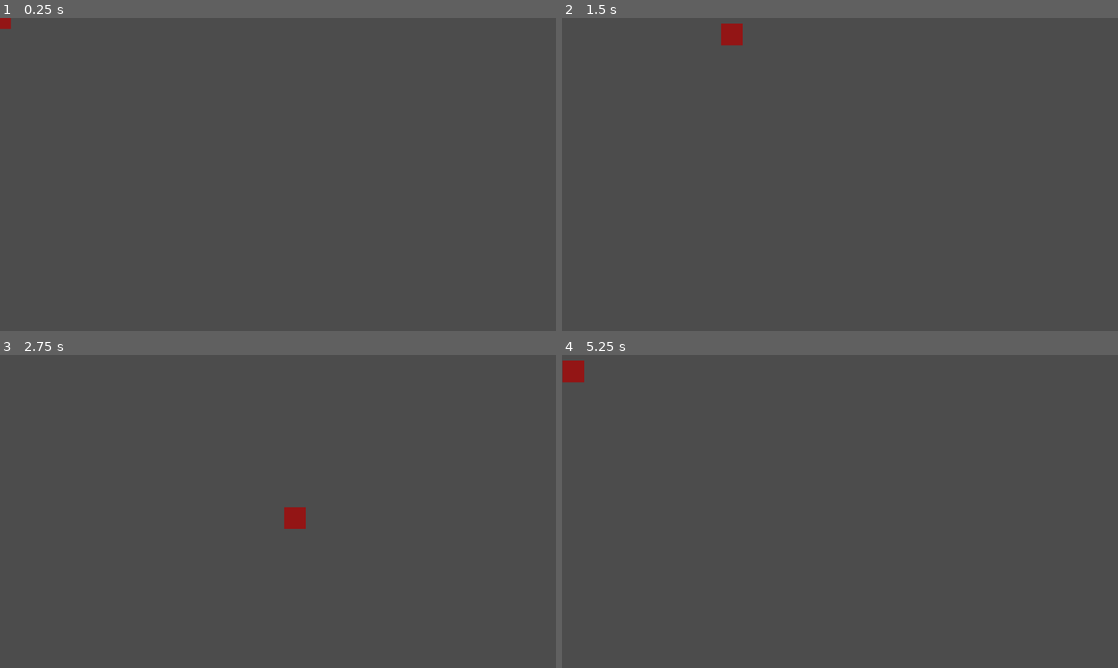
Above: before the commit, frames 1-4 (two rows, left to right).
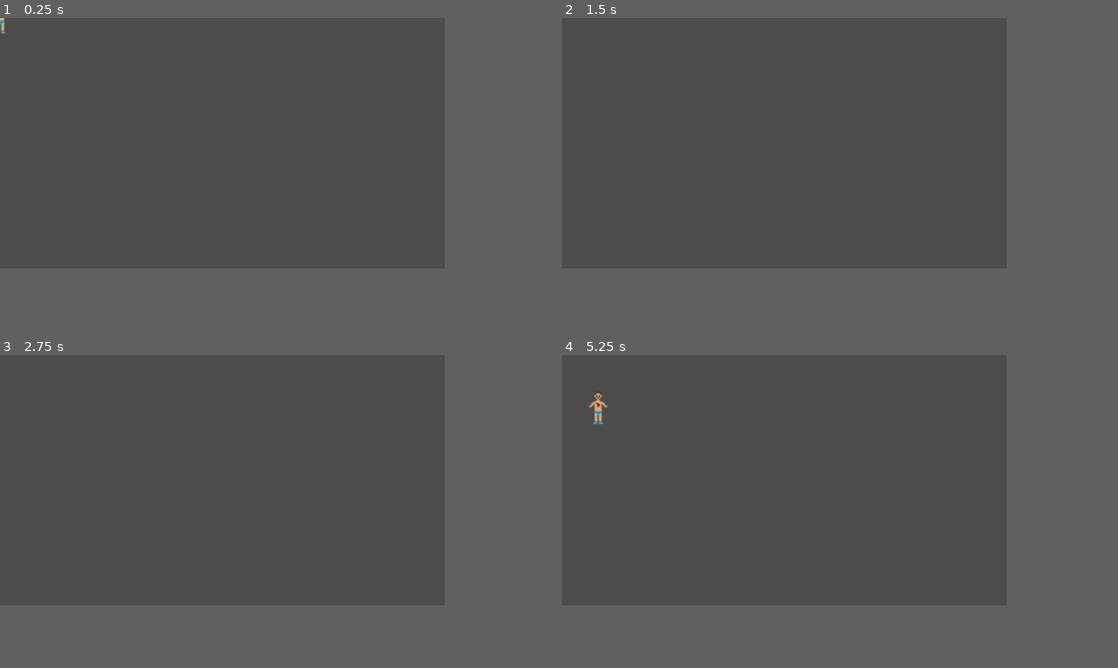
Above: after the commit, the same moments.

Repository: WhatevLD/ld41720
Game: Godot game, scene res://Root.tscn
Same seed, same stepped clock (60 frames per second), same inputs: the game is played once before the commit and once after it.
Inputs:
- Up to frame 1 (0.25 s): no input
- Up to frame 2 (1.5 s): tap Enter at 0.5 s; hold Right (ui_right) 0.53-1.28 s; hold Down (ui_down) from 1.28 s (still down)
- Up to frame 3 (2.75 s): release Down (ui_down) at 2.03 s; hold Right (ui_right) from 2.03 s (still down)
- Up to frame 4 (5.25 s): release Right (ui_right) at 2.78 s; hold Up (ui_up) 2.78-3.53 s; hold Left (ui_left) 3.53-5.03 s; hold Down (ui_down) from 5.03 s (still down)
In our replay, the window is 800x450 before the commit and 640x360 after it. These sizes can differ from the game's own. Grey fills any space a smaller window leaves; there, only what the larger window draws over its background counts as a difference.

The runs differ from the first frame. In frame 1, less than 0.1% of the frame differs, in the area x 0-2%, y 0-6%; in frame 2, 0.3%; in frame 3, 0.3%; in frame 4, 0.4%, in the area x 0-9%, y 1-23%.

Commit message:
No longer a square

Diff:
--- a/Entities/Player/Player.tscn
+++ b/Entities/Player/Player.tscn
@@ -1,16 +1,16 @@
-[gd_scene load_steps=3 format=2]
+[gd_scene load_steps=4 format=2]
 
 [ext_resource path="res://Entities/Player/Player.gd" type="Script" id=1]
+[ext_resource path="res://Art/Man/Blue Boy front1M.png" type="Texture" id=2]
 
-[sub_resource type="RectangleShape2D" id=1]
-extents = Vector2( 25.2403, 25.4082 )
+[sub_resource type="CapsuleShape2D" id=1]
+radius = 3.9778
 
 [node name="Player" type="KinematicBody2D"]
 script = ExtResource( 1 )
 
-[node name="Polygon2D" type="Polygon2D" parent="."]
-color = Color( 0.580392, 0.0862745, 0.0862745, 1 )
-polygon = PoolVector2Array( -25, -25, -25, 25, 25, 25, 25, -25 )
-
 [node name="CollisionShape2D" type="CollisionShape2D" parent="."]
 shape = SubResource( 1 )
+
+[node name="Sprite" type="Sprite" parent="."]
+texture = ExtResource( 2 )
--- a/project.godot
+++ b/project.godot
@@ -20,8 +20,12 @@
 
 [display]
 
-window/size/width=1280
-window/size/height=720
+window/size/width=320
+window/size/height=180
+window/size/test_width=1280
+window/size/test_height=720
+window/stretch/mode="2d"
+window/stretch/aspect="keep"
 
 [input]
 
@@ -53,3 +57,7 @@
 , Object(InputEventJoypadMotion,"resource_local_to_scene":false,"resource_name":"","device":0,"axis":1,"axis_value":1.0,"script":null)
  ]
 }
+
+[rendering]
+
+quality/2d/use_pixel_snap=true
Binary file added: Art/Man/Blue Boy front1M.png
